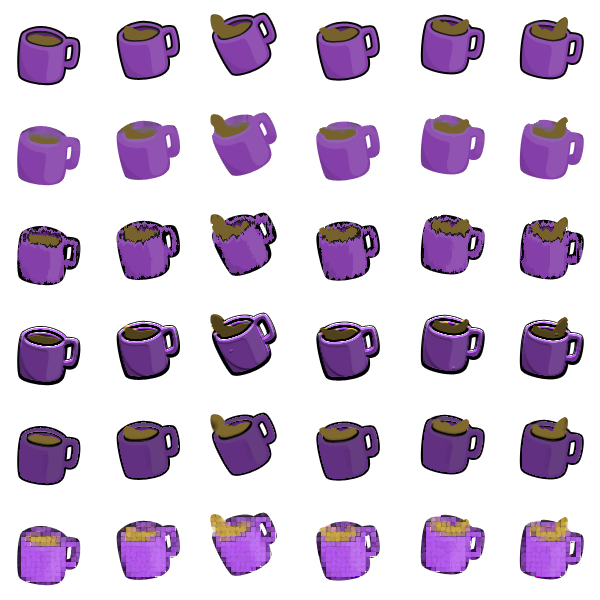
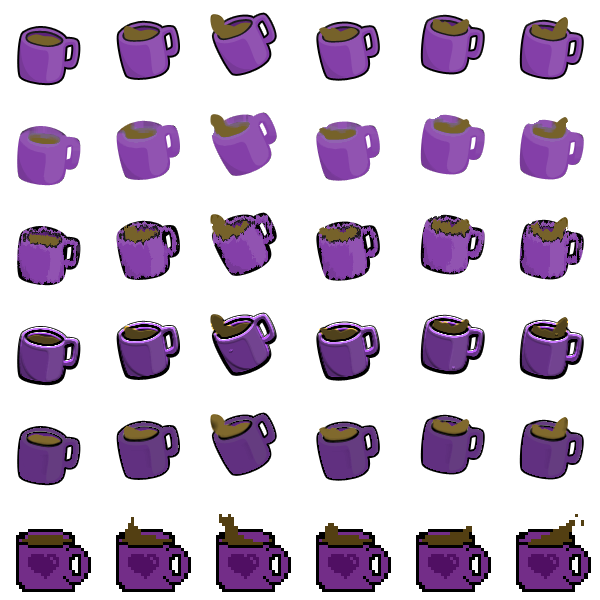
Layers edited between the first and the second 600px x 600px image:
added layer "tacita__1_" above "Forma 4 copia 10" over <box>16,514,591,592</box>
hid "Forma 4 copia 10" over <box>17,512,584,586</box>
